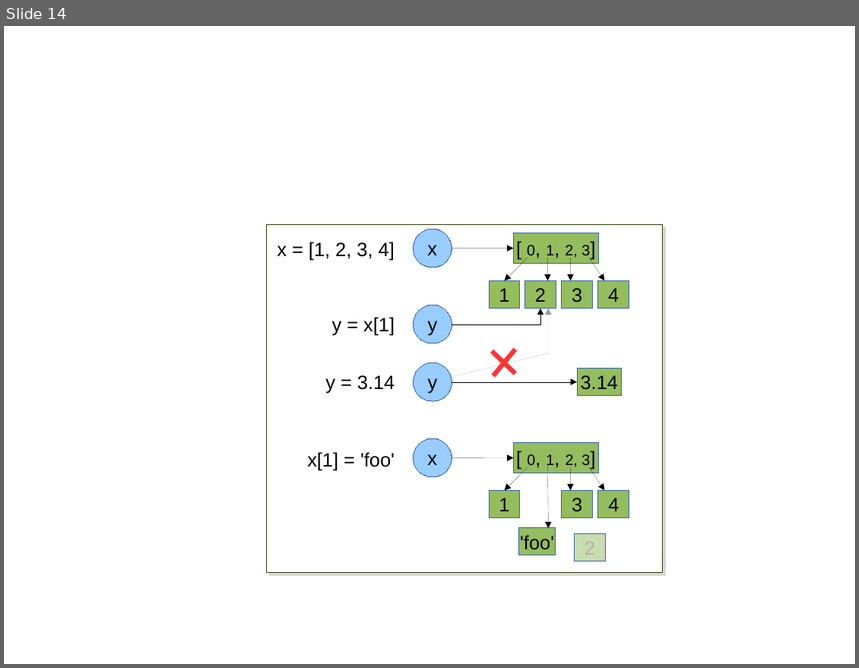
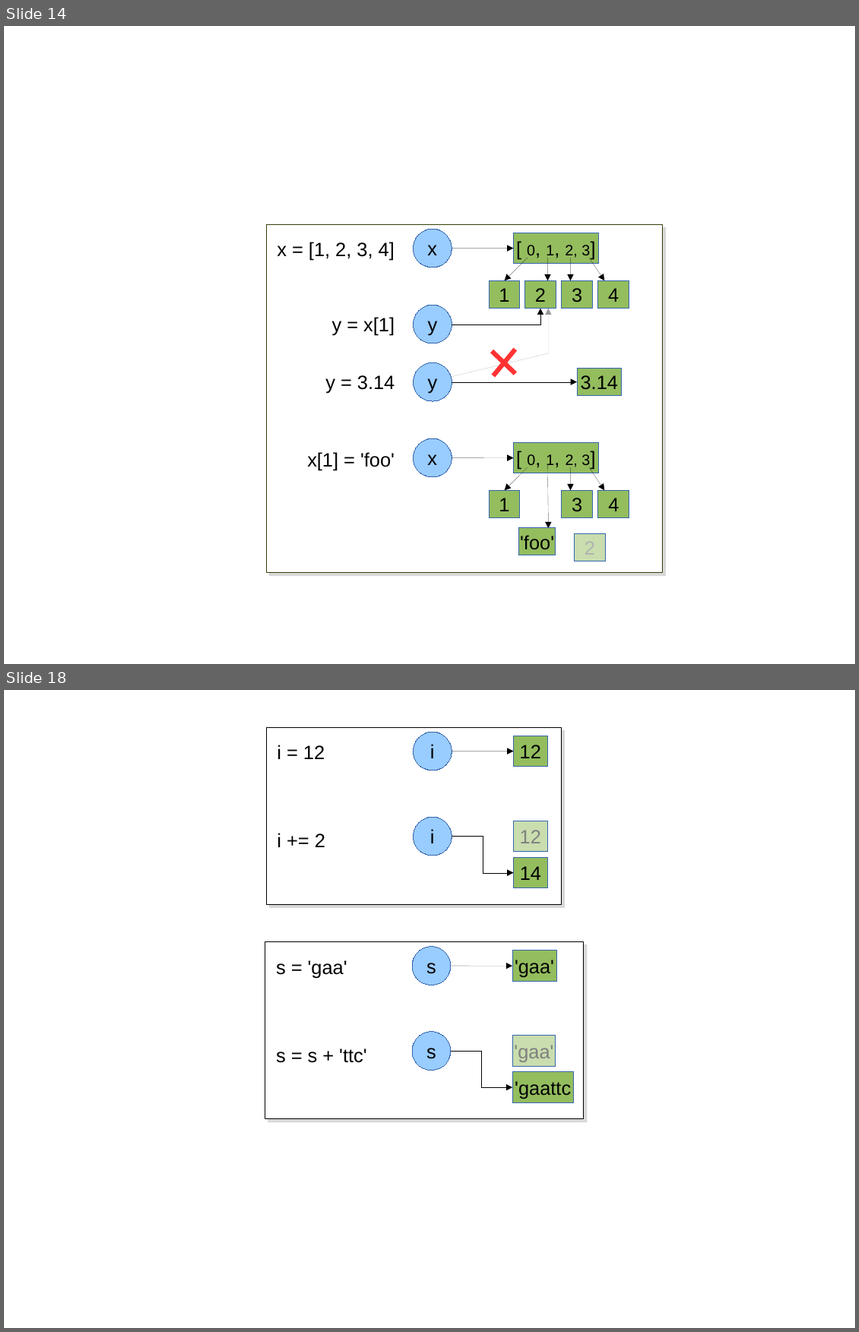
Before and after one commit to C3BI-pasteur-fr/python-course-1, a slide deck: figures.odp. Shown one above the other, each under a label of ours: slide 14 before the commit, slides 14 and 18 after it; the slides between them are not shown. The pictures are 859x668 and 859x1332 pixels, drawn with LibreOffice and Linux fonts; fonts in the diff are those of the drawing. Boxes give left, top, right and bottom in pixels: in the first picture for what was removed or moved away, otherwise in the second. Text is boxed around its words. In the diff, an @@ line names an element or a change of style, - is before the commit and + after.

```diff
--- a/figures.odp
+++ b/figures.odp
@@ slide 18 added at [4, 690, 855, 1328], background #FFFFFF @@
@@ rectangle added at [259, 722, 572, 913], fill #FFFFFF @@
@@ rectangle added at [267, 727, 562, 905], fill #FFFFFF, outline #000000 0.71 pt @@
@@ ellipse added at [414, 732, 452, 771], fill #99CCFF, outline #3465AF 0 pt, 18 pt, text #000000 @@
+i
@@ text added at [277, 745, 325, 759], 18 pt, text #000000 @@
+i = 12
@@ arrow added from (452, 751) to (514, 751), #000000 0 pt @@
@@ rectangle added at [514, 736, 547, 767], fill #94BD5E, outline #3465AF 0 pt, 18 pt, text #000000 @@
+12
@@ ellipse added at [414, 817, 452, 855], fill #99CCFF, outline #3465AF 0 pt, 18 pt, text #000000 @@
+i
@@ rectangle added at [514, 821, 547, 851], fill #94BD5E at 50% opacity, outline #3465AF 0 pt, 18 pt, text #808080 @@
+12
@@ text added at [277, 833, 325, 847], 18 pt, text #000000 @@
+i += 2
@@ elbow arrow added from (452, 836) to (514, 873), #000000 0 pt @@
@@ rectangle added at [514, 858, 547, 888], fill #94BD5E, outline #3465AF 0 pt, 18 pt, text #000000 @@
+14
@@ rectangle added at [265, 942, 584, 1119], fill #FFFFFF, outline #000000 0.71 pt @@
@@ text added at [276, 961, 348, 978], 18 pt, text #000000 @@
+s = 'gaa'
@@ ellipse added at [413, 946, 451, 985], fill #99CCFF, outline #3465AF 0 pt, 18 pt, text #000000 @@
+s
@@ rectangle added at [513, 951, 557, 981], fill #94BD5E, outline #3465AF 0 pt, 18 pt, text #000000 @@
+'gaa'
@@ arrow added from (451, 966) to (513, 966), #000000 0 pt @@
@@ text added at [276, 1049, 367, 1063], 18 pt, text #000000 @@
+s = s + 'ttc'
@@ ellipse added at [413, 1032, 451, 1071], fill #99CCFF, outline #3465AF 0 pt, 18 pt, text #000000 @@
+s
@@ elbow arrow added from (451, 1052) to (513, 1087), #000000 0 pt @@
@@ rectangle added at [513, 1036, 557, 1067], fill #94BD5E at 50% opacity, outline #3465AF 0 pt, 18 pt, text #808080 @@
+'gaa'
@@ rectangle added at [513, 1072, 574, 1103], fill #94BD5E, outline #3465AF 0 pt, 18 pt, text #000000 @@
+'gaattc
```
Also in this commit, not shown: 3 slides changed, 5 other slides added.
